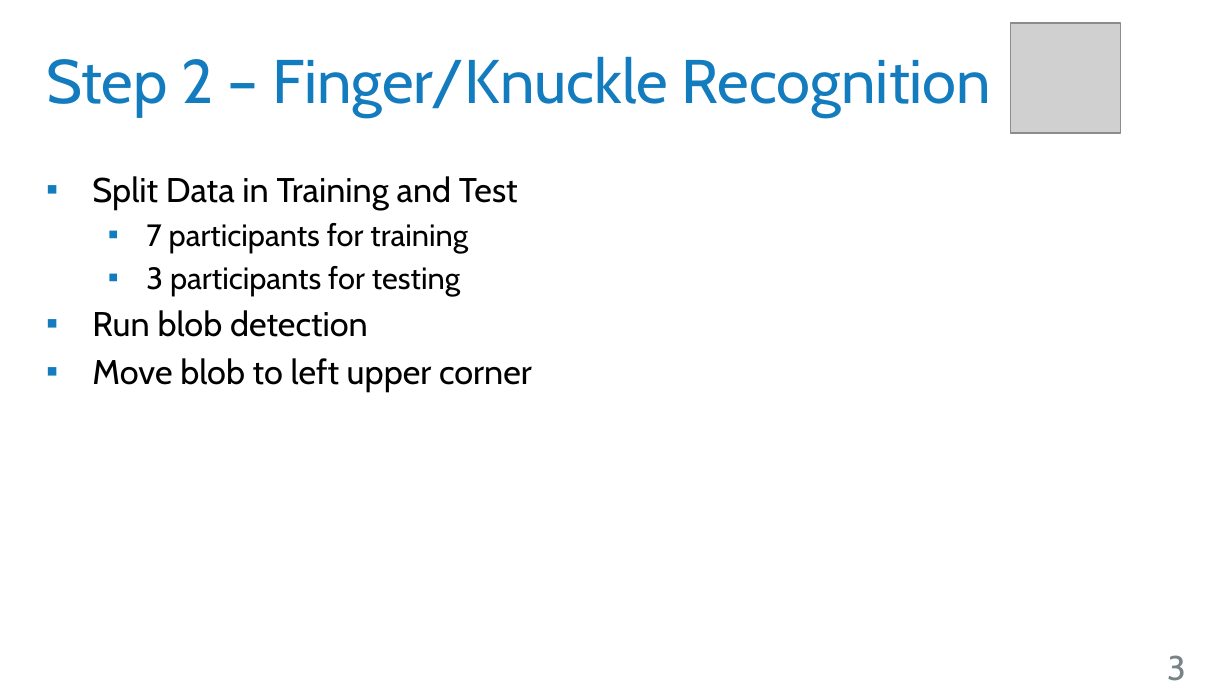
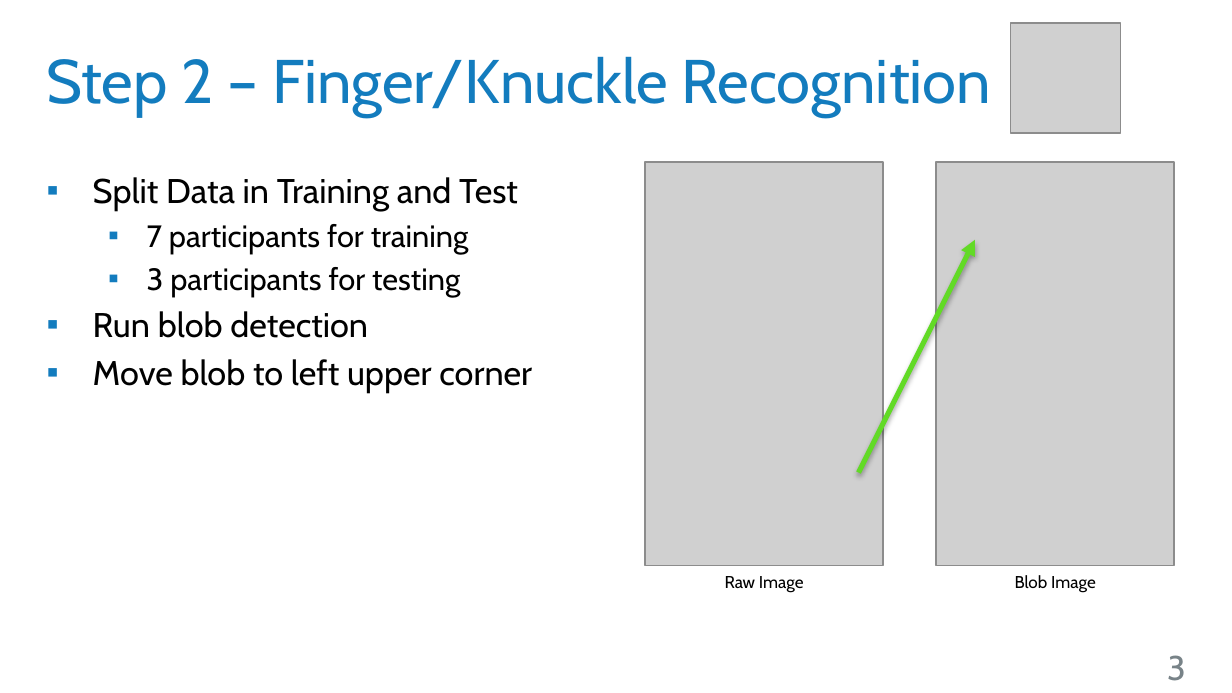
Before and after one commit to robsch94/FaPraKnuckleInput, a slide deck: slide 3 of Presentations/InterimPresentation.pptx. Drawn at 1232x693 pixels with LibreOffice and Linux fonts; fonts in the diff are those of the drawing; grey boxes stand for pictures; background and template pictures are left out. Boxes give left, top, right and bottom in pixels: in the first picture for what was removed or moved away, otherwise in the second. Text is boxed around its words. In the diff, an @@ line names an element or a change of style, - is before the commit and + after.

Commit message:
interim: added step 2 blob images

```diff
--- a/Presentations/InterimPresentation.pptx
+++ b/Presentations/InterimPresentation.pptx
@@ picture added at bbox=[646, 163, 883, 567] @@
@@ picture added at bbox=[936, 163, 1174, 567] @@
@@ arrow added from (859, 473) to (975, 240), #62DA26 3 pt @@
@@ text added at bbox=[725, 576, 804, 593], 10 pt, text #000000 @@
+Raw Image
@@ text added at bbox=[1015, 575, 1096, 593], 10 pt, text #000000 @@
+Blob Image
```
